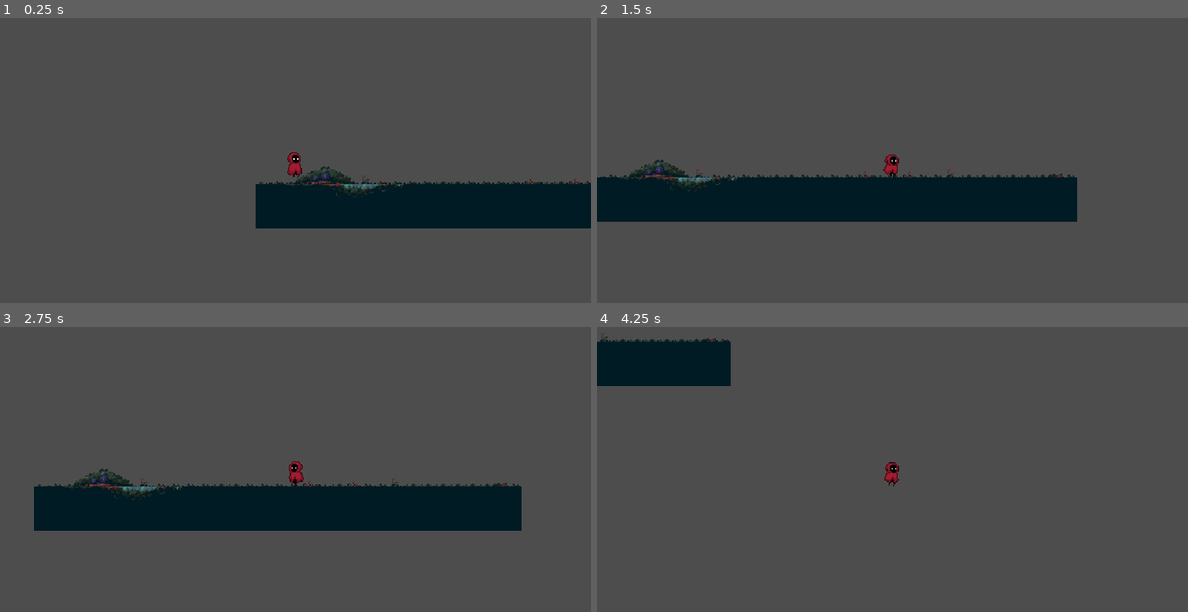
Above: before the commit, frames 1-4 (two rows, left to right).
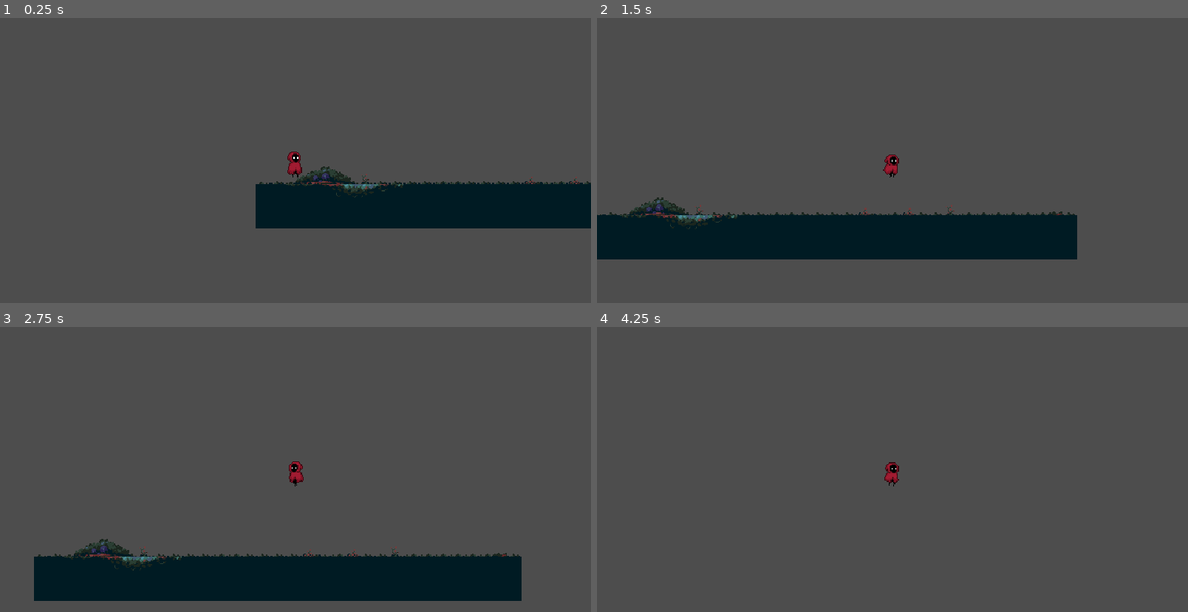
Above: after the commit, the same moments.

Repository: RCECAD/the-forgotten-apple
Game: Godot game, scene res://scenes/levels/level_1.tscn
Same seed, same stepped clock (60 frames per second), same inputs: the game is played once before the commit and once after it.
Inputs:
- Up to frame 1 (0.25 s): no input
- Up to frame 2 (1.5 s): hold Up (jump, bound only after the commit) 0.53-1.28 s; hold D (move_right) from 0.53 s (still down); tap Up (jump, bound only after the commit) at 1.35 s
- Up to frame 3 (2.75 s): tap Up (jump, bound only after the commit) at 1.52, 1.82 s; release D (move_right) at 2.03 s; hold A (move_left) from 2.03 s (still down); hold Up (jump, bound only after the commit) from 2.03 s (still down)
- Up to frame 4 (4.25 s): release A (move_left) at 2.78 s; release Up (jump, bound only after the commit) at 2.78 s; hold D (move_right) from 2.78 s (still down); tap Up (jump, bound only after the commit) at 2.85, 3.02, 3.32 s; hold Up (jump, bound only after the commit) from 3.53 s (still down)

The runs differ from the first frame. In frame 1, less than 0.1% of the frame differs, in the area x 48-52%, y 46-56%; in frame 2, 22%; in frame 3, 27%, in the area x 5-89%, y 49-97%; in frame 4, 3.7%.

Commit message:
feat: added player movements

Diff:
--- a/project.godot
+++ b/project.godot
@@ -37,6 +37,18 @@
 , Object(InputEventKey,"resource_local_to_scene":false,"resource_name":"","device":-1,"window_id":0,"alt_pressed":false …(186 unchanged characters)…
 ]
 }
+jump={
+"deadzone": 0.2,
+"events": [Object(InputEventKey,"resource_local_to_scene":false,"resource_name":"","device":-1,"window_id":0,"alt_pressed":false,"shift_pressed":false,"ctrl_pressed":false,"meta_pressed":false,"pressed":false,"keycode":0,"physical_keycode":4194320,"key_label":0,"unicode":0,"location":0,"echo":false,"script":null)
+, Object(InputEventKey,"resource_local_to_scene":false,"resource_name":"","device":-1,"window_id":0,"alt_pressed":false,"shift_pressed":false,"ctrl_pressed":false,"meta_pressed":false,"pressed":false,"keycode":0,"physical_keycode":87,"key_label":0,"unicode":119,"location":0,"echo":false,"script":null)
+]
+}
+down={
+"deadzone": 0.2,
+"events": [Object(InputEventKey,"resource_local_to_scene":false,"resource_name":"","device":-1,"window_id":0,"alt_pressed":false,"shift_pressed":false,"ctrl_pressed":false,"meta_pressed":false,"pressed":false,"keycode":0,"physical_keycode":4194322,"key_label":0,"unicode":0,"location":0,"echo":false,"script":null)
+, Object(InputEventKey,"resource_local_to_scene":false,"resource_name":"","device":-1,"window_id":0,"alt_pressed":false,"shift_pressed":false,"ctrl_pressed":false,"meta_pressed":false,"pressed":false,"keycode":0,"physical_keycode":83,"key_label":0,"unicode":115,"location":0,"echo":false,"script":null)
+]
+}
 
 [layer_names]
 
--- a/scenes/player/player.gd
+++ b/scenes/player/player.gd
@@ -3,10 +3,12 @@
 
 const GRAVITY = 1000
 const SPEED = 300
+const JUMP_FORCE = -400
 
-enum State {Idle, Run}
+enum State {Idle, Run, Jump, Fall, Get_Down, Stay_Down, Get_Up}
 
 var current_state
+var is_player_down
 
 func _ready():
 	current_state = State.Idle
@@ -15,6 +17,8 @@
 	player_falling(delta)
 	player_idle(delta)
 	player_run(delta)
+	player_jump()
+	player_down()
 
 	move_and_slide()
 
@@ -25,7 +29,7 @@
 		velocity.y += 1000 * delta
 
 func player_idle(delta):
-	if is_on_floor():
+	if is_on_floor() and velocity.x == 0 and !is_player_down:
 		current_state = State.Idle
 
 func player_run(delta):
@@ -40,8 +44,65 @@
 		current_state = State.Run
 		animated_sprite_2d.flip_h = false if direction > 0 else true
 
+func player_jump():
+	if Input.is_action_pressed("jump") and is_on_floor():
+			velocity.y = JUMP_FORCE
+
+func player_get_down():
+	if Input.is_action_just_pressed("down") and is_on_floor() and !is_player_down:
+			current_state = State.Get_Down
+			is_player_down = true
+
+func player_stay_down():
+	if Input.is_action_pressed("down") and is_player_down:
+		current_state = State.Stay_Down
+
+func player_get_up():
+	if Input.is_action_just_released("down") and is_player_down:
+		current_state = State.Get_Up
+		is_player_down = false
+
+func player_down():
+	if Input.is_action_just_pressed("down") and is_on_floor() and !is_player_down:
+		current_state = State.Get_Down
+		is_player_down = true
+
+	elif Input.is_action_pressed("down") and is_player_down:
+		current_state = State.Stay_Down
+
+	elif Input.is_action_just_released("down") and is_player_down:
+		current_state = State.Get_Up
+		is_player_down = false
+
+func update_state():
+	if Input.is_action_pressed("down") and is_on_floor():
+		player_down()
+	elif !is_on_floor():
+		if velocity.y < 0:
+			current_state = State.Jump
+		else:
+			current_state = State.Fall
+	elif velocity.x != 0:
+		current_state = State.Run
+	else:
+		current_state = State.Idle
+
 func player_animations():
 	if current_state == State.Idle:
 		animated_sprite_2d.play("idle")
 	elif current_state == State.Run:
 		animated_sprite_2d.play("run")
+	elif current_state == State.Jump:
+		animated_sprite_2d.play("jump")
+	elif current_state == State.Fall:
+		animated_sprite_2d.play("fall")
+	elif current_state == State.Get_Down:
+		animated_sprite_2d.play("get_down")
+	elif current_state == State.Stay_Down:
+		animated_sprite_2d.play("stay_down")
+	elif current_state == State.Get_Up:
+		animated_sprite_2d.play("get_up")
+
+func _on_area_entered(area):
+	if area.is_in_group("apple"):
+		area.queue_free()
--- a/scenes/player/player.tscn
+++ b/scenes/player/player.tscn
@@ -11,93 +11,93 @@
 atlas = ExtResource("1_8afob")
 region = Rect2(32, 128, 32, 32)
 
+[sub_resource type="AtlasTexture" id="AtlasTexture_yj68g"]
+atlas = ExtResource("1_8afob")
+region = Rect2(96, 128, 32, 32)
+
+[sub_resource type="AtlasTexture" id="AtlasTexture_ioxgp"]
+atlas = ExtResource("1_8afob")
+region = Rect2(128, 128, 32, 32)
+
+[sub_resource type="AtlasTexture" id="AtlasTexture_cnsyf"]
+atlas = ExtResource("1_8afob")
+region = Rect2(160, 128, 32, 32)
+
+[sub_resource type="AtlasTexture" id="AtlasTexture_j4nxn"]
+atlas = ExtResource("1_8afob")
+region = Rect2(0, 0, 32, 32)
+
+[sub_resource type="AtlasTexture" id="AtlasTexture_28m0y"]
+atlas = ExtResource("1_8afob")
+region = Rect2(32, 0, 32, 32)
+
+[sub_resource type="AtlasTexture" id="AtlasTexture_je7p5"]
+atlas = ExtResource("1_8afob")
+region = Rect2(0, 160, 32, 32)
+
+[sub_resource type="AtlasTexture" id="AtlasTexture_fm80t"]
+atlas = ExtResource("1_8afob")
+region = Rect2(32, 160, 32, 32)
+
+[sub_resource type="AtlasTexture" id="AtlasTexture_gx1jg"]
+atlas = ExtResource("1_8afob")
+region = Rect2(64, 160, 32, 32)
+
+[sub_resource type="AtlasTexture" id="AtlasTexture_ugbui"]
+atlas = ExtResource("1_8afob")
+region = Rect2(96, 160, 32, 32)
+
+[sub_resource type="AtlasTexture" id="AtlasTexture_fcs02"]
+atlas = ExtResource("1_8afob")
+region = Rect2(128, 160, 32, 32)
+
+[sub_resource type="AtlasTexture" id="AtlasTexture_myrg7"]
+atlas = ExtResource("1_8afob")
+region = Rect2(160, 160, 32, 32)
+
+[sub_resource type="AtlasTexture" id="AtlasTexture_kvlxm"]
+atlas = ExtResource("1_8afob")
+region = Rect2(192, 160, 32, 32)
+
+[sub_resource type="AtlasTexture" id="AtlasTexture_uf5tr"]
+atlas = ExtResource("1_8afob")
+region = Rect2(224, 160, 32, 32)
+
+[sub_resource type="AtlasTexture" id="AtlasTexture_8afob"]
+atlas = ExtResource("1_8afob")
+region = Rect2(0, 96, 32, 32)
+
+[sub_resource type="AtlasTexture" id="AtlasTexture_lvxji"]
+atlas = ExtResource("1_8afob")
+region = Rect2(32, 96, 32, 32)
+
+[sub_resource type="AtlasTexture" id="AtlasTexture_p47bc"]
+atlas = ExtResource("1_8afob")
+region = Rect2(64, 96, 32, 32)
+
+[sub_resource type="AtlasTexture" id="AtlasTexture_75vfm"]
+atlas = ExtResource("1_8afob")
+region = Rect2(96, 96, 32, 32)
+
+[sub_resource type="AtlasTexture" id="AtlasTexture_0owmy"]
+atlas = ExtResource("1_8afob")
+region = Rect2(128, 96, 32, 32)
+
+[sub_resource type="AtlasTexture" id="AtlasTexture_qek5x"]
+atlas = ExtResource("1_8afob")
+region = Rect2(160, 96, 32, 32)
+
+[sub_resource type="AtlasTexture" id="AtlasTexture_5gtgg"]
+atlas = ExtResource("1_8afob")
+region = Rect2(192, 96, 32, 32)
+
+[sub_resource type="AtlasTexture" id="AtlasTexture_h17s1"]
+atlas = ExtResource("1_8afob")
+region = Rect2(224, 96, 32, 32)
+
 [sub_resource type="AtlasTexture" id="AtlasTexture_3j4b4"]
 atlas = ExtResource("1_8afob")
 region = Rect2(64, 128, 32, 32)
-
-[sub_resource type="AtlasTexture" id="AtlasTexture_yj68g"]
-atlas = ExtResource("1_8afob")
-region = Rect2(96, 128, 32, 32)
-
-[sub_resource type="AtlasTexture" id="AtlasTexture_ioxgp"]
-atlas = ExtResource("1_8afob")
-region = Rect2(128, 128, 32, 32)
-
-[sub_resource type="AtlasTexture" id="AtlasTexture_cnsyf"]
-atlas = ExtResource("1_8afob")
-region = Rect2(160, 128, 32, 32)
-
-[sub_resource type="AtlasTexture" id="AtlasTexture_j4nxn"]
-atlas = ExtResource("1_8afob")
-region = Rect2(0, 0, 32, 32)
-
-[sub_resource type="AtlasTexture" id="AtlasTexture_28m0y"]
-atlas = ExtResource("1_8afob")
-region = Rect2(32, 0, 32, 32)
-
-[sub_resource type="AtlasTexture" id="AtlasTexture_je7p5"]
-atlas = ExtResource("1_8afob")
-region = Rect2(0, 160, 32, 32)
-
-[sub_resource type="AtlasTexture" id="AtlasTexture_fm80t"]
-atlas = ExtResource("1_8afob")
-region = Rect2(32, 160, 32, 32)
-
-[sub_resource type="AtlasTexture" id="AtlasTexture_gx1jg"]
-atlas = ExtResource("1_8afob")
-region = Rect2(64, 160, 32, 32)
-
-[sub_resource type="AtlasTexture" id="AtlasTexture_ugbui"]
-atlas = ExtResource("1_8afob")
-region = Rect2(96, 160, 32, 32)
-
-[sub_resource type="AtlasTexture" id="AtlasTexture_fcs02"]
-atlas = ExtResource("1_8afob")
-region = Rect2(128, 160, 32, 32)
-
-[sub_resource type="AtlasTexture" id="AtlasTexture_myrg7"]
-atlas = ExtResource("1_8afob")
-region = Rect2(160, 160, 32, 32)
-
-[sub_resource type="AtlasTexture" id="AtlasTexture_kvlxm"]
-atlas = ExtResource("1_8afob")
-region = Rect2(192, 160, 32, 32)
-
-[sub_resource type="AtlasTexture" id="AtlasTexture_uf5tr"]
-atlas = ExtResource("1_8afob")
-region = Rect2(224, 160, 32, 32)
-
-[sub_resource type="AtlasTexture" id="AtlasTexture_8afob"]
-atlas = ExtResource("1_8afob")
-region = Rect2(0, 96, 32, 32)
-
-[sub_resource type="AtlasTexture" id="AtlasTexture_lvxji"]
-atlas = ExtResource("1_8afob")
-region = Rect2(32, 96, 32, 32)
-
-[sub_resource type="AtlasTexture" id="AtlasTexture_p47bc"]
-atlas = ExtResource("1_8afob")
-region = Rect2(64, 96, 32, 32)
-
-[sub_resource type="AtlasTexture" id="AtlasTexture_75vfm"]
-atlas = ExtResource("1_8afob")
-region = Rect2(96, 96, 32, 32)
-
-[sub_resource type="AtlasTexture" id="AtlasTexture_0owmy"]
-atlas = ExtResource("1_8afob")
-region = Rect2(128, 96, 32, 32)
-
-[sub_resource type="AtlasTexture" id="AtlasTexture_qek5x"]
-atlas = ExtResource("1_8afob")
-region = Rect2(160, 96, 32, 32)
-
-[sub_resource type="AtlasTexture" id="AtlasTexture_5gtgg"]
-atlas = ExtResource("1_8afob")
-region = Rect2(192, 96, 32, 32)
-
-[sub_resource type="AtlasTexture" id="AtlasTexture_h17s1"]
-atlas = ExtResource("1_8afob")
-region = Rect2(224, 96, 32, 32)
 
 [sub_resource type="AtlasTexture" id="AtlasTexture_dovo2"]
 atlas = ExtResource("1_8afob")
@@ -128,10 +128,12 @@
 }, {
 "duration": 1.0,
 "texture": SubResource("AtlasTexture_8ydkj")
-}, {
-"duration": 1.0,
-"texture": SubResource("AtlasTexture_3j4b4")
-}, {
+}],
+"loop": true,
+"name": &"get_down",
+"speed": 8.0
+}, {
+"frames": [{
 "duration": 1.0,
 "texture": SubResource("AtlasTexture_yj68g")
 }, {
@@ -142,7 +144,7 @@
 "texture": SubResource("AtlasTexture_cnsyf")
 }],
 "loop": true,
-"name": &"down",
+"name": &"get_up",
 "speed": 8.0
 }, {
 "frames": [{
@@ -213,6 +215,14 @@
 "loop": true,
 "name": &"run",
 "speed": 9.0
+}, {
+"frames": [{
+"duration": 1.0,
+"texture": SubResource("AtlasTexture_3j4b4")
+}],
+"loop": true,
+"name": &"stay_down",
+"speed": 8.0
 }, {
 "frames": [{
 "duration": 1.0,
@@ -241,9 +251,8 @@
 [node name="AnimatedSprite2D" type="AnimatedSprite2D" parent="." unique_id=411753651]
 position = Vector2(0, -16)
 sprite_frames = SubResource("SpriteFrames_lvxji")
-animation = &"idle"
+animation = &"stay_down"
 autoplay = "idle"
-frame_progress = 0.9305095
 
 [node name="CollisionShape2D" type="CollisionShape2D" parent="." unique_id=1586508113]
 position = Vector2(-1, -15)
